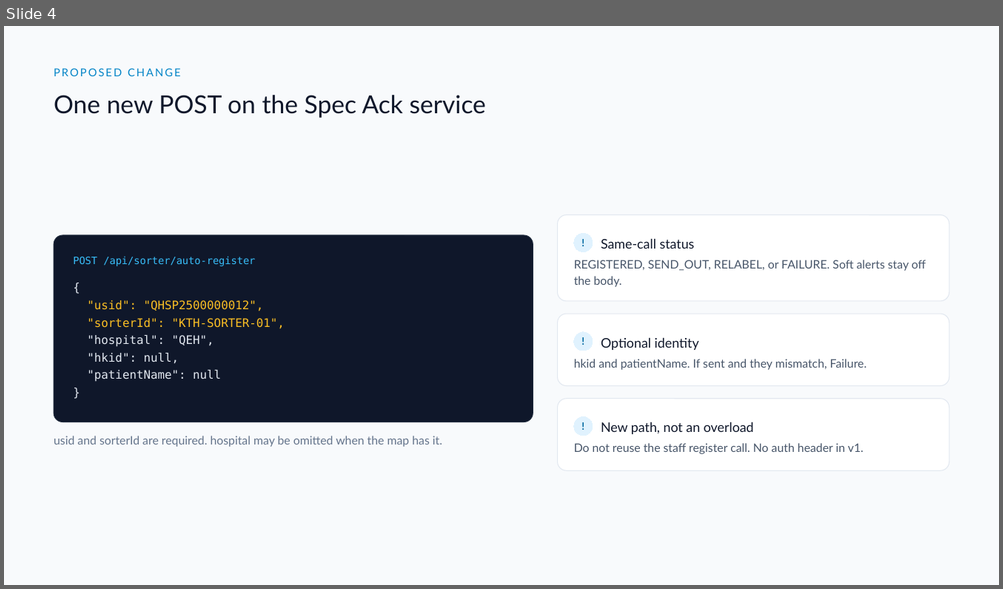
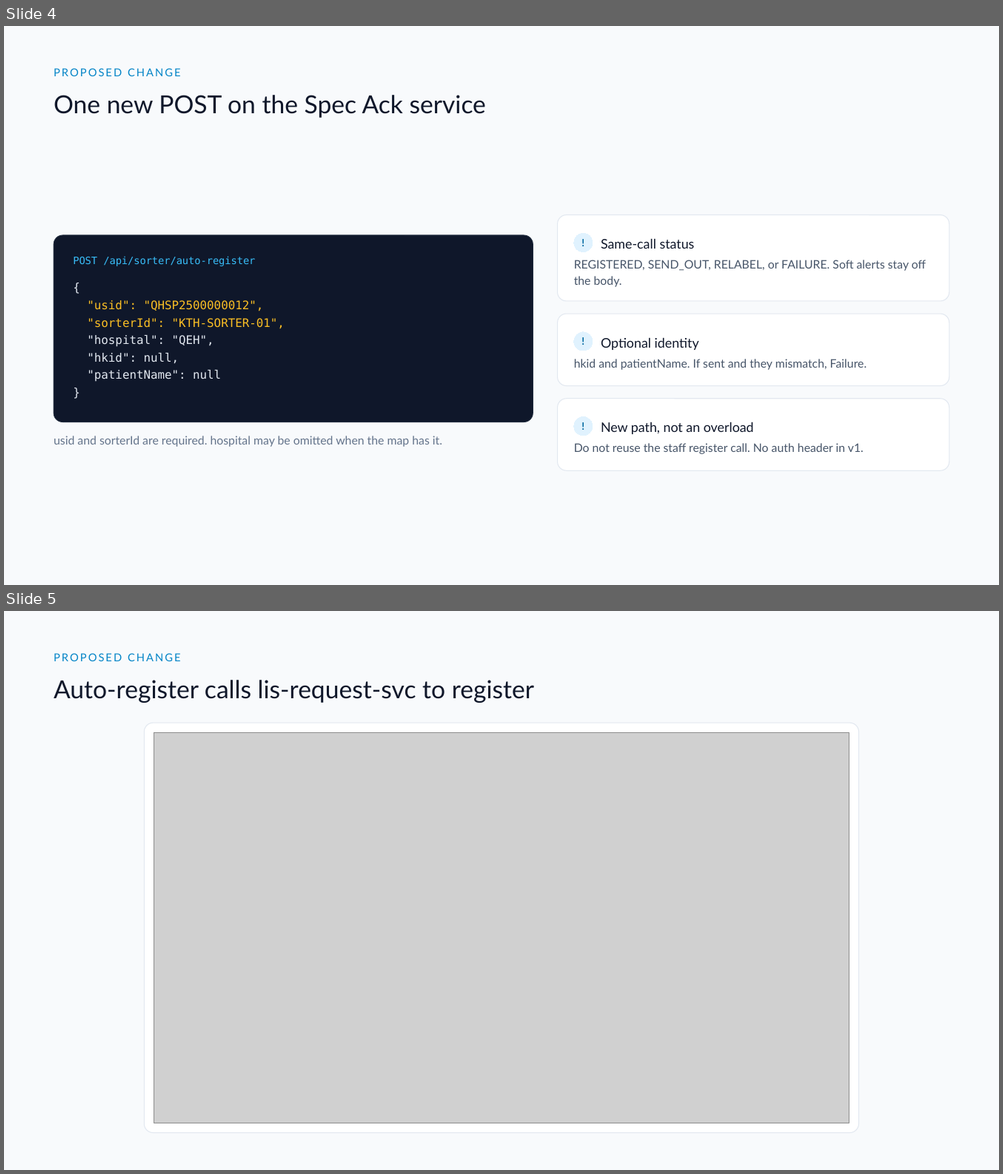
Before and after one commit to DragonChong/HA-Notes, a slide deck: SDLC/Projects/TMP-specimen-sorter-api — Specimen Sorter API/assets/Specimen Sorter API.pptx. Shown one above the other, each under a label of ours: slide 4 before the commit, slides 4 and 5 after it. The pictures are 1003x589 and 1003x1174 pixels, drawn with LibreOffice and Linux fonts; fonts in the diff are those of the drawing; grey boxes stand for pictures. Boxes give left, top, right and bottom in pixels: in the first picture for what was removed or moved away, otherwise in the second. Text is boxed around its words. In the diff, an @@ line names an element or a change of style, - is before the commit and + after.

```diff
--- a/SDLC/Projects/TMP-specimen-sorter-api — Specimen Sorter API/assets/Specimen Sorter API.pptx
+++ b/SDLC/Projects/TMP-specimen-sorter-api — Specimen Sorter API/assets/Specimen Sorter API.pptx
@@ slide 5 added at <box>4,611,999,1170</box>, background #F8FAFC @@
@@ text added at <box>54,653,180,661</box>, 10.5 pt, text #0284C7 @@
+PROPOSED CHANGE
@@ text added at <box>54,680,534,703</box>, 24 pt, text #0F172A @@
+Auto-register calls lis-request-svc to register
@@ rounded rectangle added at <box>145,723,859,1133</box>, fill #FFFFFF, outline #E2E8F0 0.75 pt @@
@@ picture added at <box>154,732,849,1124</box> @@
```
Also in this commit, not shown: 3 other files.
